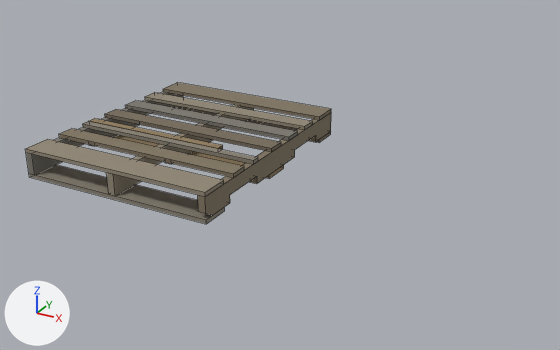
Two versions of the Blender file assets/models/src/pallet.blend, one commit apart.
One viewpoint serves both versions: a 50 mm lens placed at (2.152, -2.971, 1.481), pointed at (0.538, -0.036, 0.014). The lights are fixed; the arrows at lower left show +X, +Y and +Z. The picture after the commit comes second. Mesh edges are drawn as thin lines.

The scene before the commit, as lines of its bpy script (objects in view):
```python
me_pallet = bpy.data.meshes.new('Pallet')
me_pallet.from_pydata(...)  # 162 vertices, 109 faces; spans x -0.5..0.5, y -0.6..0.6, z 0.0..0.145
me_pallet.materials.append(mat_palletwood)
ob_pallet = bpy.data.objects.new('Pallet', me_pallet)
ob_pallet.location = (0.0, 0.0, 0.0)
```
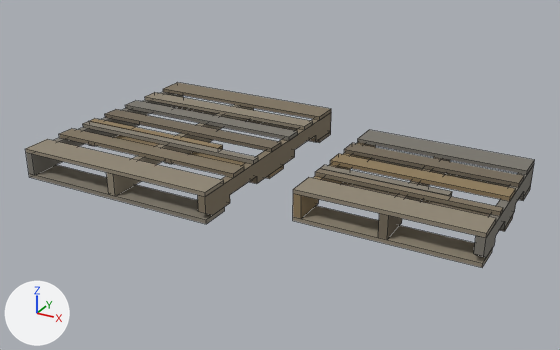
Commit message: feat(27): small pallet — 0.80 x 0.80 m variant for small freight

The change in detail:
Mesh me_palletsmall is new.
It has 146 vertices, 97 faces and spans x 0.8..1.6, y -0.4..0.4, z 0.0..0.145.
It uses material mat_palletwood.
Object 'PalletSmall' (ob_palletsmall) is new; it shows me_palletsmall.
Its location is (0.0, 0.0, 0.0).

Where the change shows, as pixel boxes [x1, y1, x2, y2] in the pictures (560 x 350 px):
'PalletSmall', added (brown)
    after: [293, 130, 534, 268]
